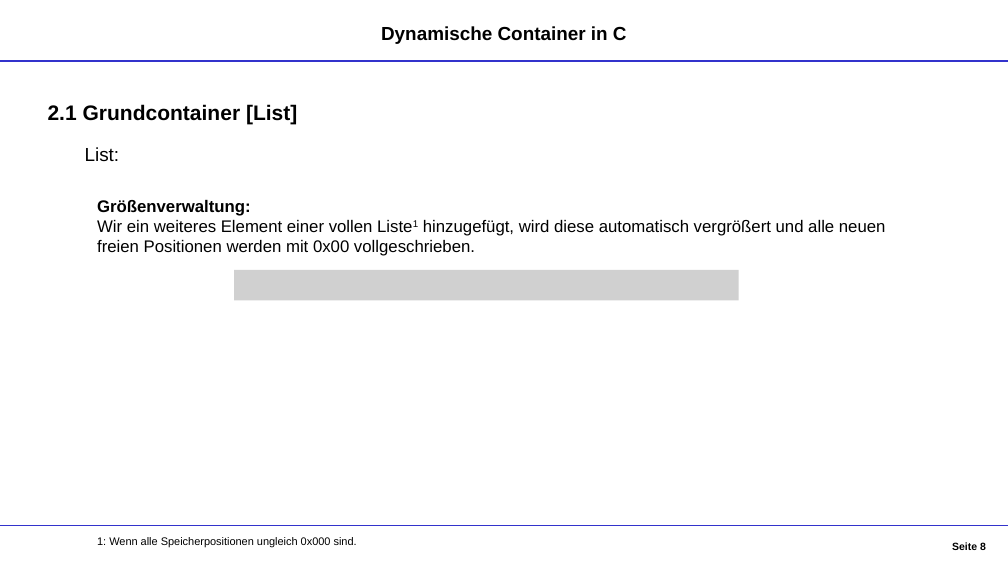
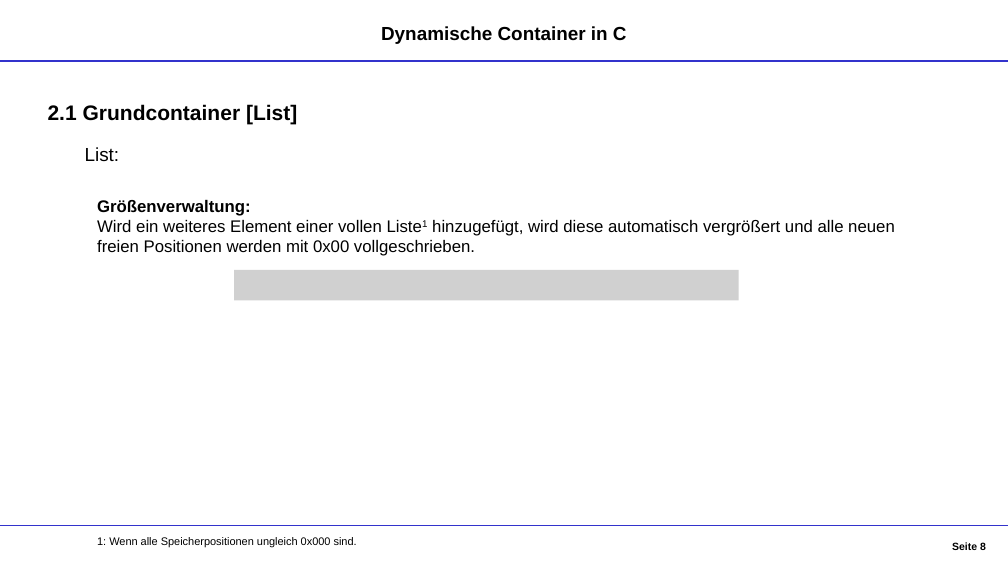
Before and after one commit to DennisGoss99/InPr_DynamicCollections, a slide deck: slide 8 of Dokumentation/Container - Präsentation.pptx. Drawn at 1008x567 pixels with LibreOffice and Linux fonts; fonts in the diff are those of the drawing; grey boxes stand for pictures. Boxes give left, top, right and bottom in pixels: in the first picture for what was removed or moved away, otherwise in the second. Text is boxed around its words. In the diff, an @@ line names an element or a change of style, - is before the commit and + after.

```diff
--- a/Dokumentation/Container - Präsentation.pptx
+++ b/Dokumentation/Container - Präsentation.pptx
@@ text at box(97, 220, 895, 256): text changed @@
-Wir ein weiteres Element einer vollen Liste1 hinzugefügt, wird diese automatisch vergrößert und alle neuen freien Positionen werden mit 0x00 vollgeschrieben.
+Wird ein weiteres Element einer vollen Liste1 hinzugefügt, wird diese automatisch vergrößert und alle neuen freien Positionen werden mit 0x00 vollgeschrieben.
```
Also in this commit, not shown: 9 other slides changed.
